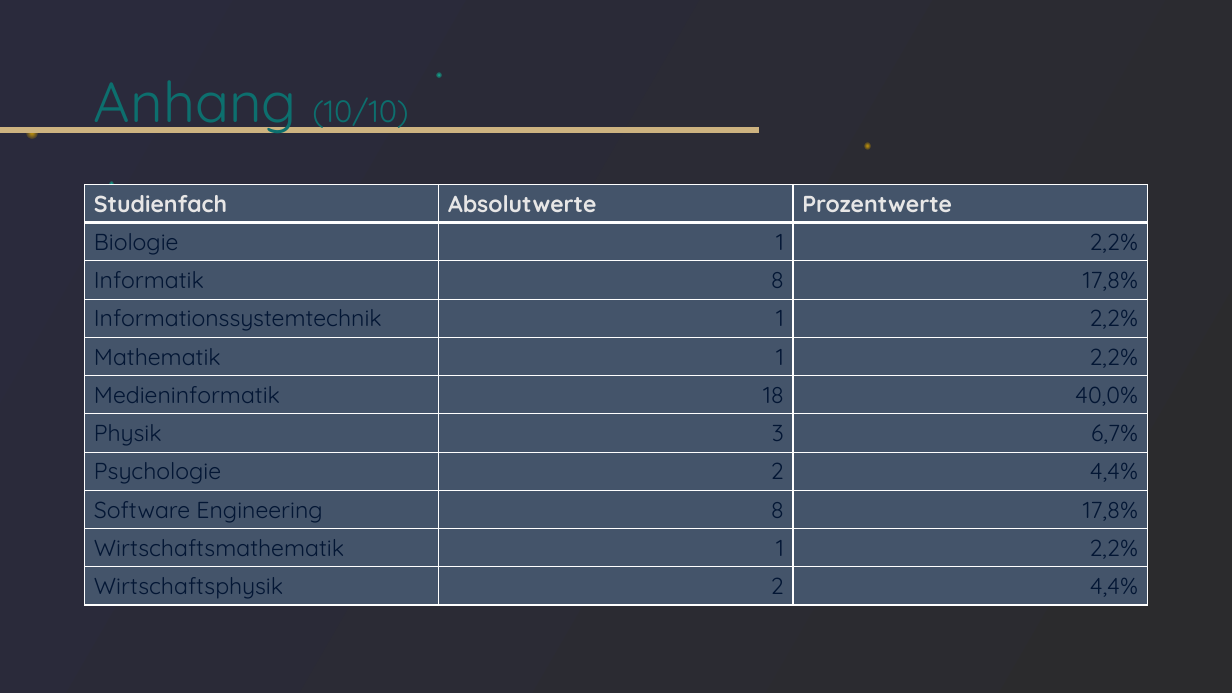
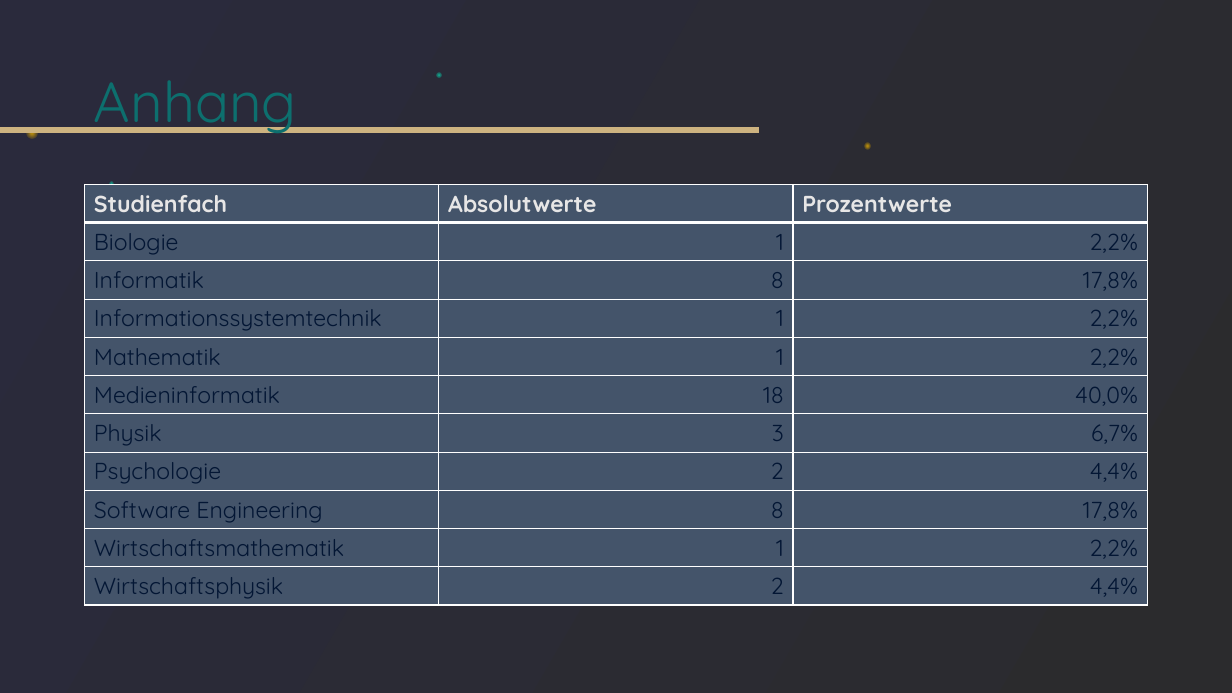
Before and after one commit to tlahmann/mci-af, a slide deck: slide 40 of presentation/Resync Studie.pptx (slide 37 before the commit). Drawn at 1232x693 pixels with LibreOffice and Linux fonts; fonts in the diff are those of the drawing. Boxes give left, top, right and bottom in pixels: in the first picture for what was removed or moved away, otherwise in the second. Text is boxed around its words. In the diff, an @@ line names an element or a change of style, - is before the commit and + after.

```diff
--- a/presentation/Resync Studie.pptx
+++ b/presentation/Resync Studie.pptx
@@ title at [94, 80, 297, 133]: text changed; size 24 to 44 pt @@
-Anhang (10/10)
+Anhang
```
Also in this commit, not shown: 5 other slides changed, 9 slides added, 6 slides removed.
